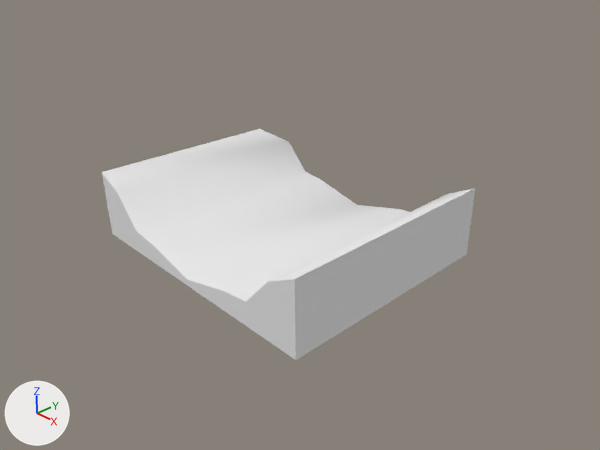
The Blender file dist/Release/MinGW-Windows/data/models/maps/ramp.blend, before and after one commit.
Camera for both pictures: the file's camera 'Camera'. Arrows for +X, +Y and +Z are at lower left; the lights stay in place.
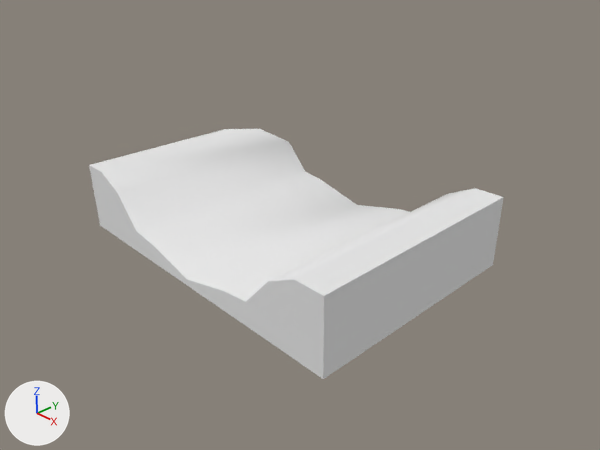
Boxes [x1, y1, x2, y2] around the edits, measured in the pictures (600 x 450 px):
'Cube', reshaped (11% wider, 8% taller): before [102, 129, 475, 360]; after [89, 129, 504, 379]
part 1 of me_cube_001, built on: before [294, 189, 475, 360]; after [294, 188, 504, 379]
part 2 of me_cube_001, built on: after [89, 129, 257, 233]

The change, as a diff of the scene's bpy script:
```diff
--- a/dist/Release/MinGW-Windows/data/models/maps/ramp.blend.py
+++ b/dist/Release/MinGW-Windows/data/models/maps/ramp.blend.py
@@ me_cube_001 @@
 me_cube_001.from_pydata(...)  # 36 vertices, 34 faces; spans x -1.3..1.3, y -1.0..1.0, z -1.0..19.5
 # used by ob_cube; location = (0.0, 0.0, 0.6); scale = (16.0, 16.0, 0.48)
 # verts and faces of me_cube_001; kept vertices keep their numbers, new ones are numbered from 36
 # before: 0 (1.2, 1.0, -1.0) at pixel (466, 254), 1 (1.2, -1.0, -1.0) at pixel (295, 360), 4 (1.3, 1.0, 19.5) at pixel (475, 188), 5 (1.2, -1.0, 19.5) at pixel (294, 279)
 # before: 2 (-1.3, -1.0, -1.0) at pixel (112, 233), 3 (-1.2, 1.0, -1.0), 6 (-1.3, -1.0, 19.5) at pixel (101, 172), 7 (-1.2, 1.0, 19.5)
+# me_cube_001 part 1
+delete_faces([(0, 4, 5, 1)])
+for new, old in zip([36, 37, 38], [0, 1, 5]): verts[new] = verts[old] + (0.3, 0.0, 0.0)
+verts[43] = (1.5, 1.0, 19.5)  # pixel (503, 197)
+faces += [(0, 4, 43, 36), (1, 37, 38, 5), (4, 5, 38, 43), (0, 36, 37, 1), (36, 43, 38, 37)]
+# me_cube_001 part 2
+delete_faces([(2, 6, 7, 3)])
+verts[39] = (-1.5, 1.0, -1.0)
+verts[40] = (-1.5, 1.0, 19.5)
+verts[41] = (-1.5, -1.0, -1.0)  # pixel (100, 225)
+verts[42] = (-1.5, -1.0, 19.5)  # pixel (88, 165)
+faces += [(3, 39, 40, 7), (2, 6, 42, 41), (6, 7, 40, 42), (2, 41, 39, 3), (39, 41, 42, 40)]
 me_cube_001.materials.append(mat_material)
```
